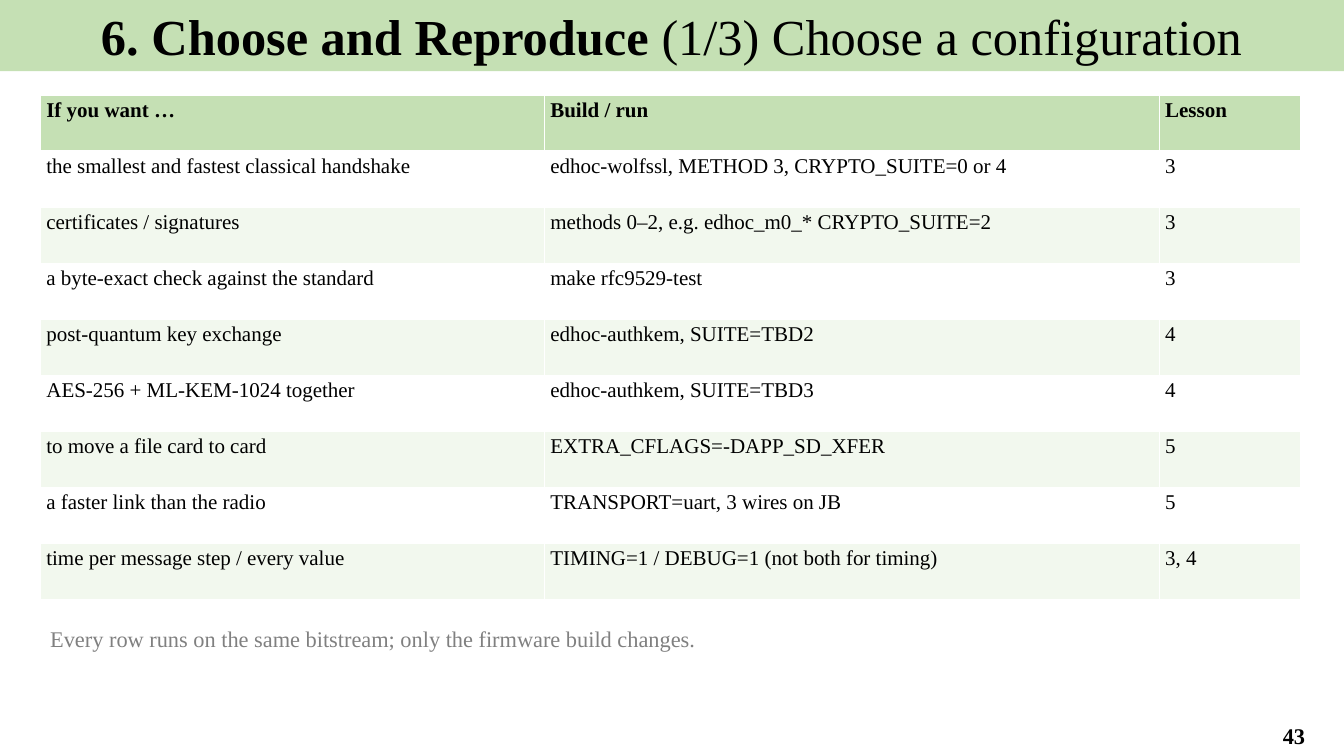
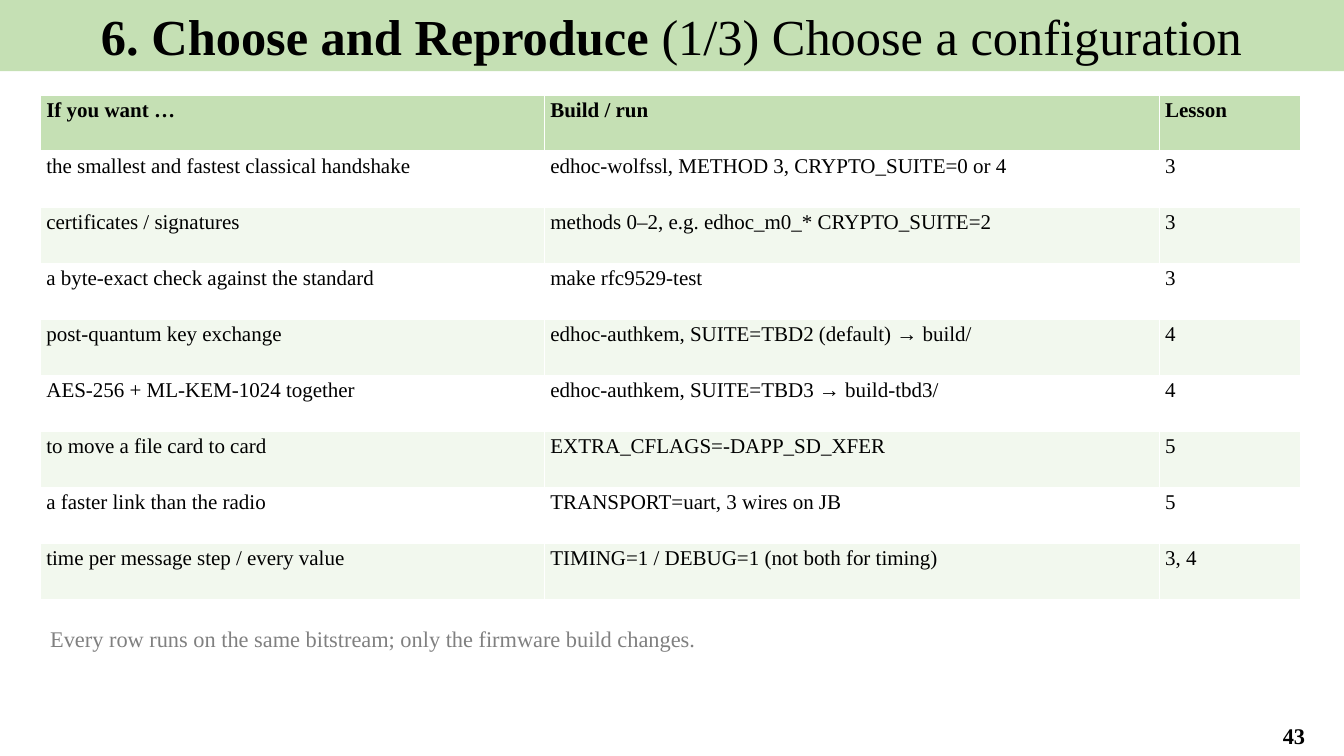
Before and after one commit to Khaiduy/chipyard-edhoc, a slide deck: slide 43 of fpga/sw/export/docs/slides/05_Secure_file_transfer_and_results.pptx. Drawn at 1344x756 pixels with LibreOffice and Linux fonts; fonts in the diff are those of the drawing. Boxes give left, top, right and bottom in pixels: in the first picture for what was removed or moved away, otherwise in the second. Text is boxed around its words. In the diff, an @@ line names an element or a change of style, - is before the commit and + after.

Commit message:
docs: fix setup steps found by a copy-paste run
Drop ./scripts/init-fpga.sh (not in Chipyard 1.11); run build-setup.sh
with --skip-marshal --skip-firesim; venv + setuptools<81 for the host
tools; say where each AuthKEM suite builds; boards.env must be edited;
time and disk estimate for route A; fix a section reference.

```diff
--- a/fpga/sw/export/docs/slides/05_Secure_file_transfer_and_results.pptx
+++ b/fpga/sw/export/docs/slides/05_Secure_file_transfer_and_results.pptx
@@ table at (40,96,1301,600) @@
-row 5, column 2: edhoc-authkem, SUITE=TBD2
+row 5, column 2: edhoc-authkem, SUITE=TBD2 (default) → build/
-row 6, column 2: edhoc-authkem, SUITE=TBD3
+row 6, column 2: edhoc-authkem, SUITE=TBD3 → build-tbd3/
```
Also in this commit, not shown: 9 other files.
